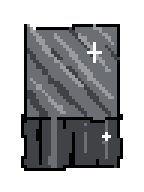
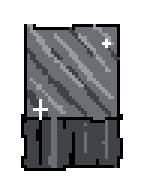
Before/after of a 144 × 192 layered artwork. What changed in the layer stack:
hid "Ebene 3 Kopie" over 30, 24, 111, 141
showed "Ebene 2" over 33, 39, 111, 120
